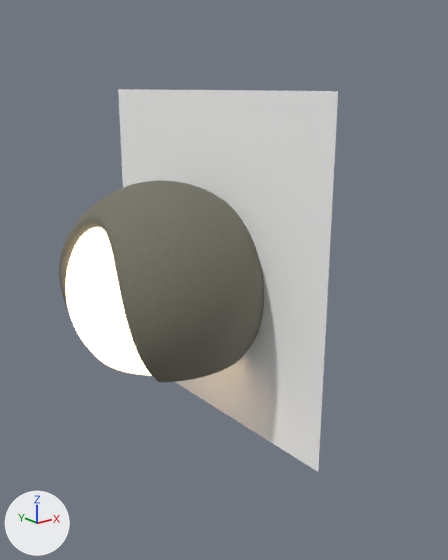
What one commit did to the glTF model assets/3d/opo.glb.
Rendered twice from a 50 mm lens placed at (-0.216, -0.357, 0.184), pointed at (0.041, -0.036, 0.055). Lighting does not change. The marker at lower left points along +X, +Y and +Z. The first picture is the older version. Vertices at exactly the same position are counted once.

The first picture shows 'Holo'.
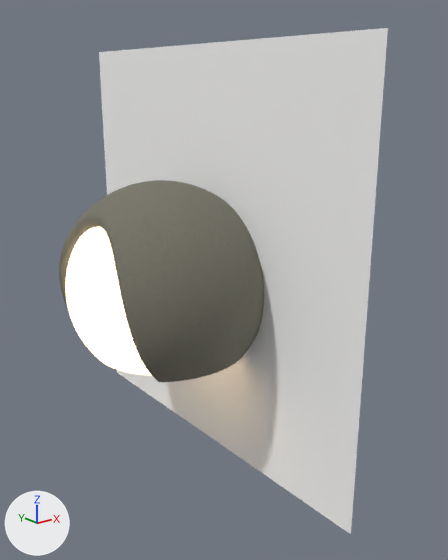
Changed parts and their boxes [x1, y1, x2, y2] in the pictures (448 x 560 px):
'Holo', reshaped
    before: [59, 89, 338, 472]
    after: [59, 28, 388, 534]
part 1 of me_holo, rebuilt (31% wider, 32% taller)
    before: [118, 89, 338, 472]
    after: [99, 28, 388, 534]

What the commit changed:
Material 'glass-lit' (mat_glass_lit) is new.
Its base color is (1.0, 0.94, 0.86) (white #fff8ef).
Its roughness is 0.22.
Its emission color is (1.0, 0.78, 0.5) (beige #ffe5bc).
Its emission strength is 3.0.
Material 'metal-dark' (mat_metal_dark) is new.
Its base color is (0.42, 0.42, 0.43) (grey #adadaf).
Its metallic is 1.0.
Its roughness is 0.42.
Material 'concrete-deep.002' (mat_concrete_deep_002) is new.
Its texture is img_concrete_base_jpg.
Its roughness is 0.95.
Material 'pla-lit.001' (mat_pla_lit_001) is new.
Its base color is (1.0, 0.955, 0.9) (white #fffaf3).
Its roughness is 0.55.
Its emission color is (1.0, 0.74, 0.44) (beige #ffdfb1).
Its emission strength is 2.1.
me_holo is used by ob_holo; location (0.0, 0.0, 0.0).
me_holo had 16022 vertices, 32232 faces and spanned x -0.053..0.053, y -0.12..0.12, z -0.059..0.181.
me_holo now has 36950 vertices, 74097 faces and spans x -0.053..0.053, y -0.15..0.15, z -0.089..0.211.
me_holo part 1: the loose piece of 4 vertices spanning x 0.053, y -0.12..0.12, z -0.059..0.181 is rebuilt with 4 vertices and now spans x 0.053, y -0.15..0.15, z -0.089..0.211.
Other edits to the shape of me_holo do not show in these pictures.
me_holo gains material mat_concrete_deep_002 (picture img_concrete_base_jpg).
me_holo gains material mat_pla_lit_001 (white #fffaf3, glowing beige #ffdfb1).
me_holo gains material mat_glass_lit (white #fff8ef, glowing beige #ffe5bc).
me_holo gains material mat_metal_dark (grey #adadaf).
